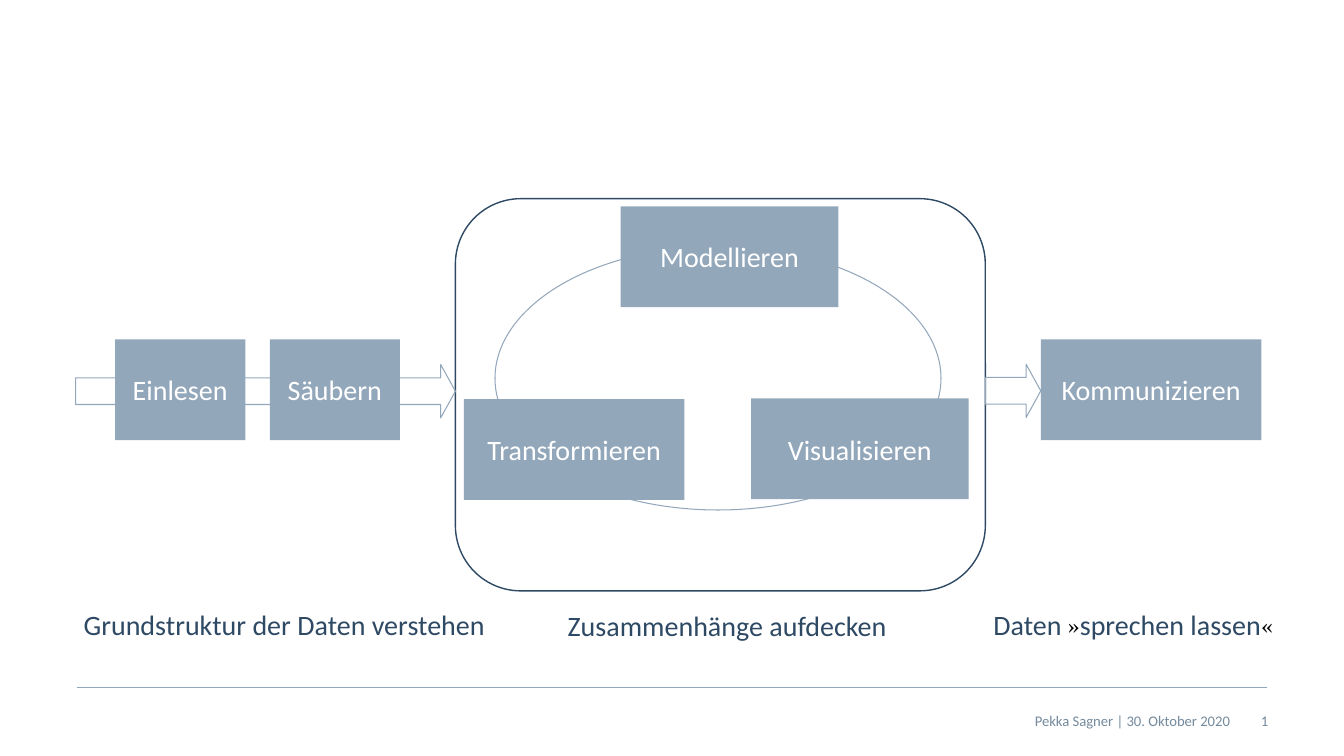
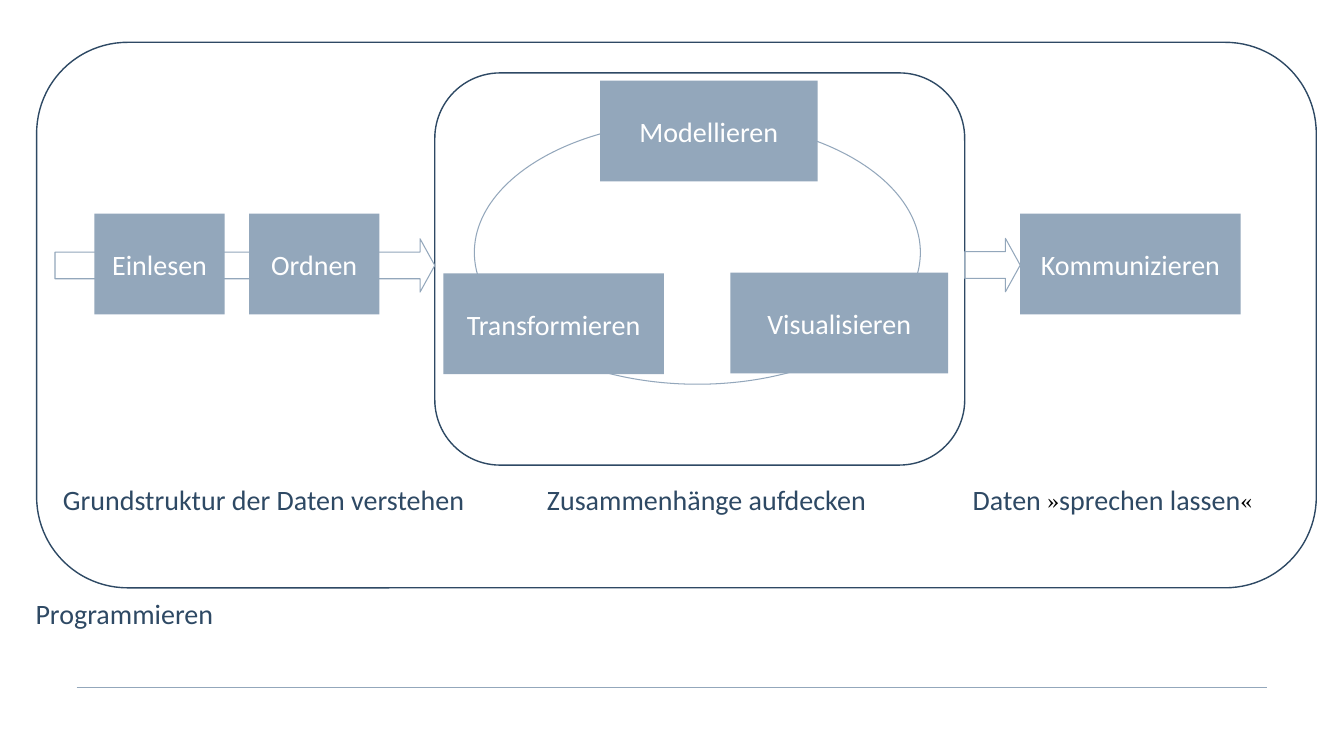
Before and after one commit to pekkasagner/Einfuehrung_in_R, a slide deck: slide 1 of images/Erstellte_Abbildungen.pptx. Drawn at 1344x756 pixels with LibreOffice and Linux fonts; fonts in the diff are those of the drawing; background and template pictures are left out. Boxes give left, top, right and bottom in pixels: in the first picture for what was removed or moved away, otherwise in the second. Text is boxed around its words. In the diff, an @@ line names an element or a change of style, - is before the commit and + after.

Commit message:
updated slides

```diff
--- a/images/Erstellte_Abbildungen.pptx
+++ b/images/Erstellte_Abbildungen.pptx
@@ rounded rectangle added at box(36, 42, 1317, 588), outline #2E4964 1 pt @@
@@ 6 rectangles, 3 texts, 2 right arrows, 1 rounded rectangle, 1 ellipse: place and size @@
-6 rectangles, 3 texts, 2 right arrows, 1 rounded rectangle, 1 ellipse at box(76, 199, 1273, 641)
+6 rectangles, 3 texts, 2 right arrows, 1 rounded rectangle, 1 ellipse at box(55, 73, 1253, 515)
@@ text in rectangle at box(271, 255, 357, 275): text changed @@
-Säubern
+Ordnen
@@ text added at box(36, 604, 214, 629), 20 pt, text #2E4964 @@
+Programmieren
@@ text removed at box(1035, 716, 1230, 729) @@
-Pekka Sagner | 30. Oktober 2020
@@ page number removed at box(1261, 716, 1268, 726) @@
-1
```
Also in this commit, not shown: 7 slides added, 1 slide removed, 13 other files.
